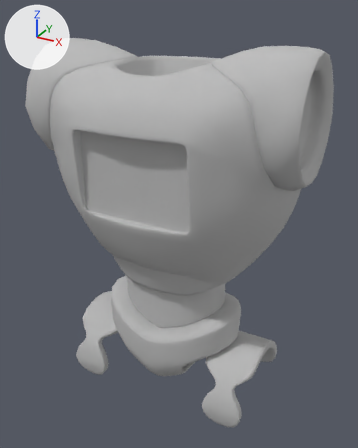
What one commit did to the OBJ model hw/data/body.obj.
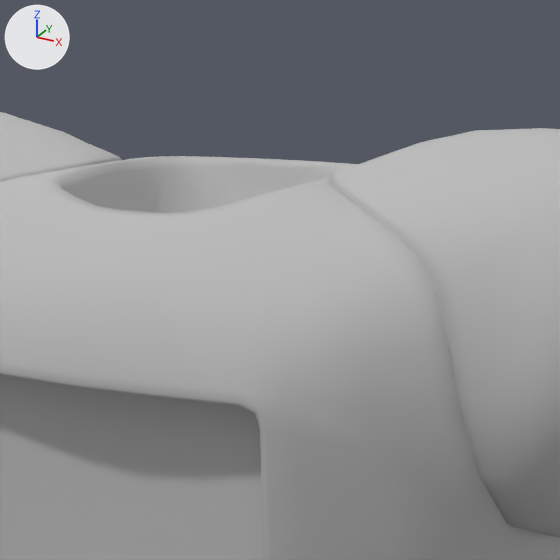
Each version appears first whole from a 50 mm lens placed at (5.52, -9.75, 19.79), pointed at (0.16, 0.0, 14.92), and next in a close-up on the part from 26% to 82% of the width and 0% to 44% of the height. The axes (+X, +Y, +Z) are drawn at upper left. The lights are the same throughout. Where no turn or scale is listed for an object, it has been applied to the vertices.

Objects in the first close-up: 'body'.
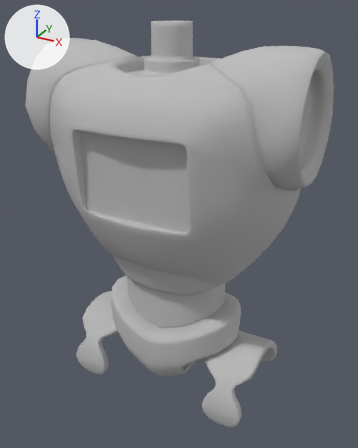
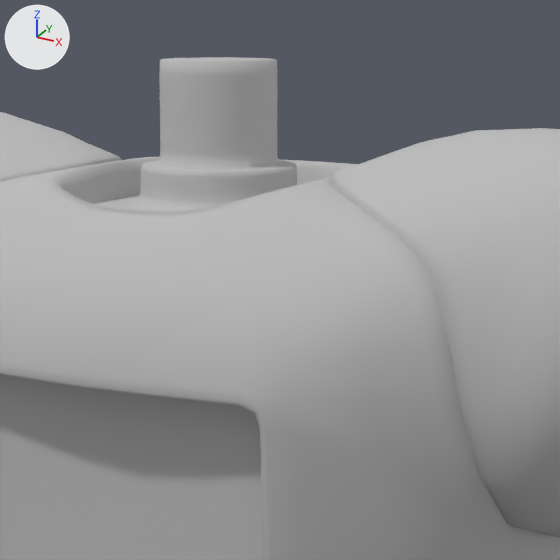
Location of each change, [x1, y1, x2, y2] in pixels of the close-ups (560 x 560 px):
```json
{"object": "body", "change": "reshaped", "before": [0, 112, 560, 560], "after": [0, 57, 560, 560]}
{"part": 1, "of": "me_body", "change": "added", "after": [94, 57, 297, 213]}
```

Scene script edits in JSON lines:
```json
{"block": "me_body", "where": "# used by ob_body; location = (0.0, 0.0, 0.0)"}
{"op": "remove", "block": "me_body", "code": "me_body.from_pydata(...)  # 4298 vertices, 4292 faces; spans x -3.25..3.25, y -2.01..1.8, z 10.29..19.11"}
{"op": "add", "block": "me_body", "code": "me_body.from_pydata(...)  # 4900 vertices, 4892 faces; spans x -3.25..3.25, y -2.01..1.8, z 10.29..19.51"}
{"block": "me_body", "change": "me_body part 1: a new loose piece of 602 vertices spanning x -0.88..0.88, y -1.14..1.0, z 18.46..19.51, in mat_robot_l2____default (its picture is missing)"}
```
